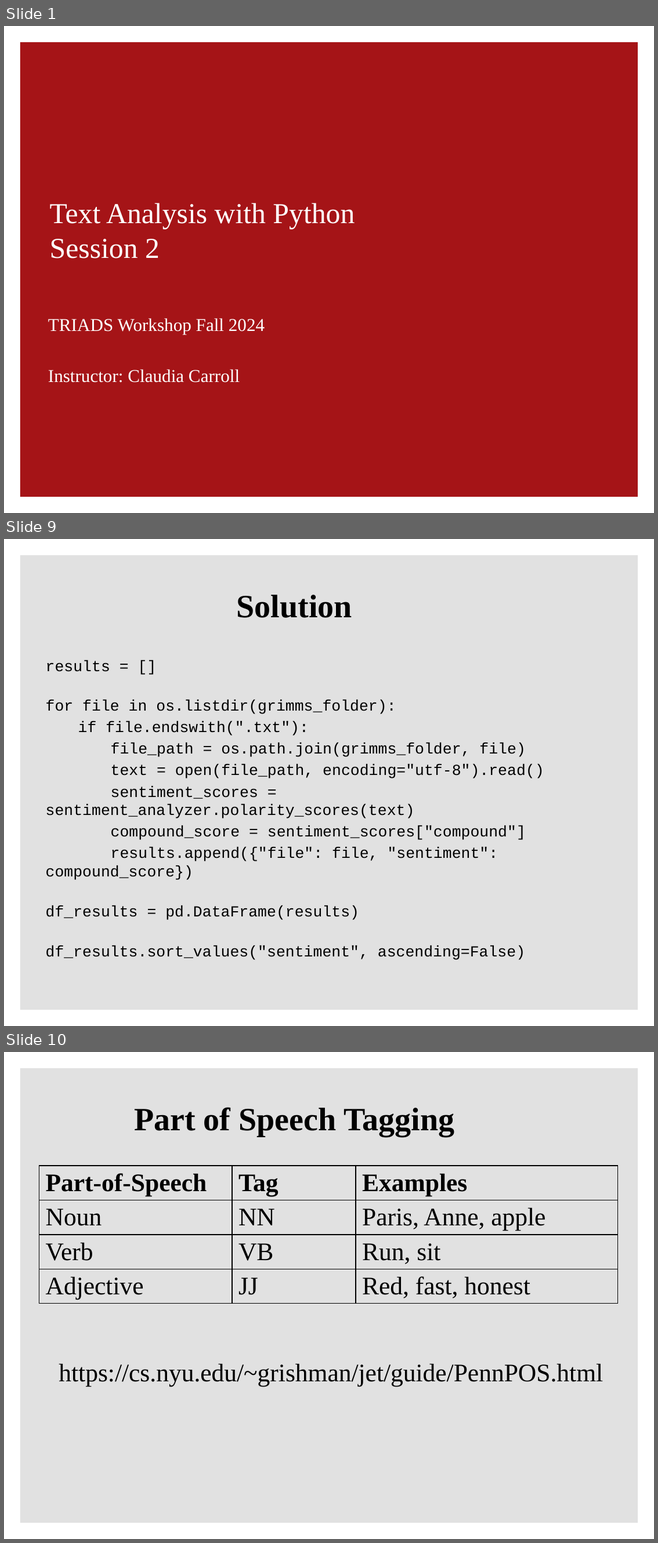
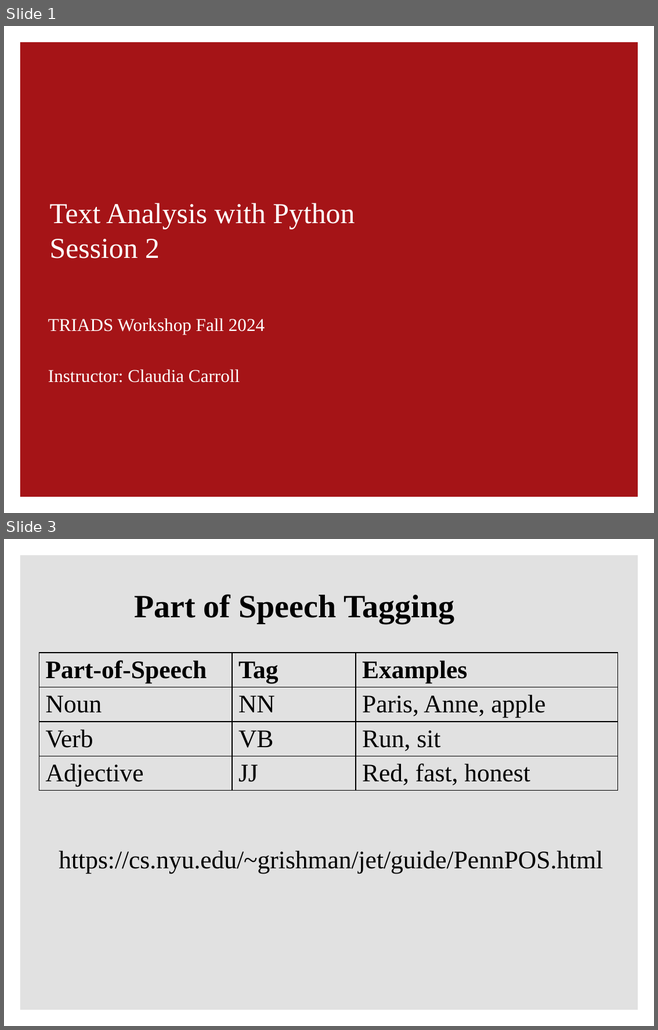
Before and after one commit to ClaudiaECarroll/intro_text_analysis, a slide deck: 2_bag_of_words/text_analysis_2.pptx. Shown one above the other, each under a label of ours: slides 1, 9 and 10 before the commit, slides 1 and 3 after it; the slides between them are not shown. The pictures are 658x1543 and 658x1030 pixels, drawn with LibreOffice and Linux fonts; fonts in the diff are those of the drawing; background and template pictures are left out. Boxes give left, top, right and bottom in pixels: in the first picture for what was removed or moved away, otherwise in the second. Text is boxed around its words. In the diff, an @@ line names an element or a change of style, - is before the commit and + after.

```diff
--- a/2_bag_of_words/text_analysis_2.pptx
+++ b/2_bag_of_words/text_analysis_2.pptx
@@ slide 9 removed at bbox=[4, 539, 654, 1026], background #FFFFFF; not listed: 1 template element that a slide beside it also shows @@
@@ title removed at bbox=[237, 595, 352, 618] @@
-Solution
@@ text removed at bbox=[46, 660, 543, 960] @@
-results = []
-for file in os.listdir(grimms_folder):
-if file.endswith(".txt"):
-file_path = os.path.join(grimms_folder, file)
-text = open(file_path, encoding="utf-8").read()
-sentiment_scores = sentiment_analyzer.polarity_scores(text)
-compound_score = sentiment_scores["compound"]
-results.append({"file": file, "sentiment": compound_score})
-df_results = pd.DataFrame(results)
-df_results.sort_values("sentiment", ascending=False)
@@ what was slide 10 is now slide 3 @@
```
Also in this commit, not shown: 2 slides changed, 2 slides added, 7 other slides removed, 6 other files.
